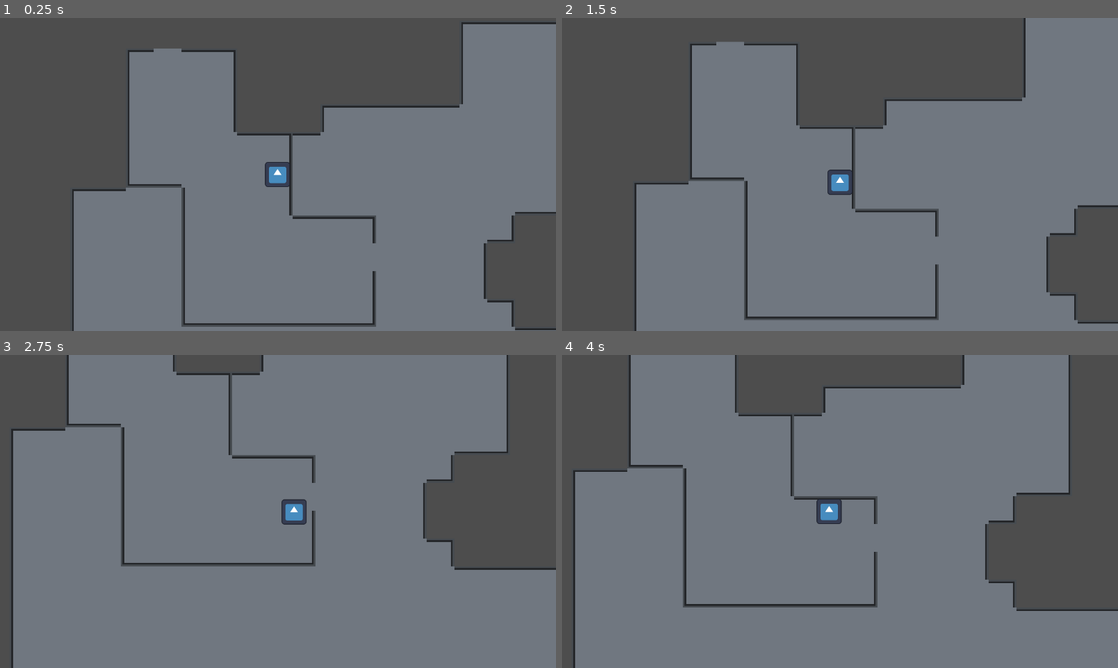
Above: before the commit, frames 1-4 (two rows, left to right).
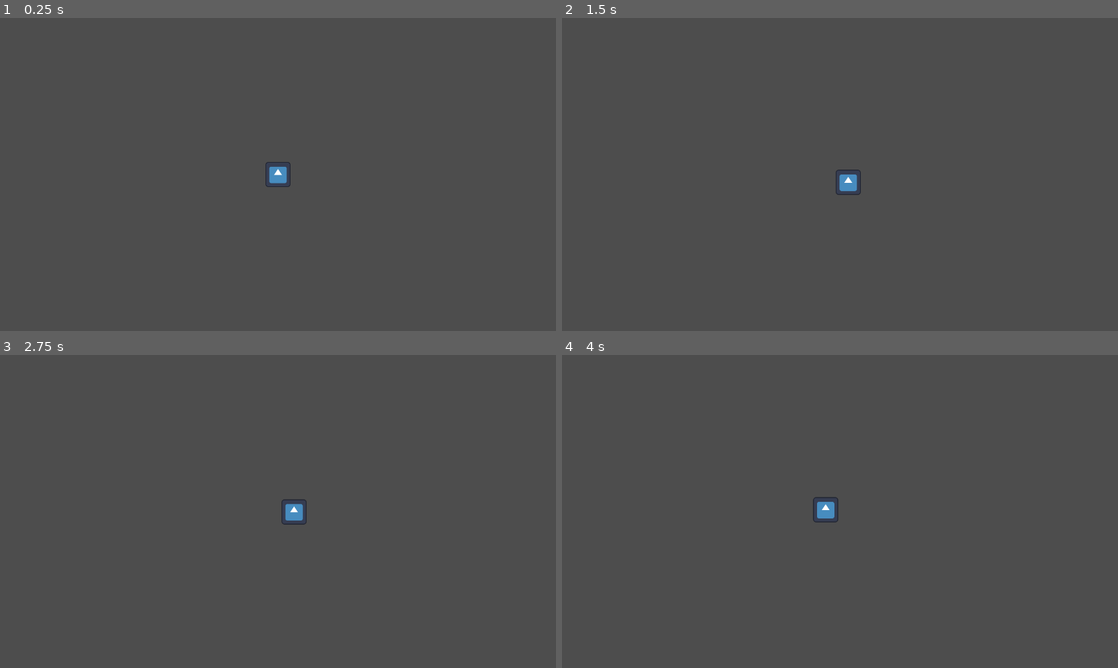
Above: after the commit, the same moments.

Repository: otherotherjosh/solarpowered
Game: Godot game, scene res://rooms/rooms.tscn
Same seed, same stepped clock (60 frames per second), same inputs: the game is played once before the commit and once after it. The engine's default icon, where the game draws it, is replaced by a stand-in: a white triangle on a blue panel in a dark square.
Inputs:
- Up to frame 1 (0.25 s): no input
- Up to frame 2 (1.5 s): hold D (move_right) 0.53-1.28 s; hold S (move_down) from 1.28 s (still down)
- Up to frame 3 (2.75 s): release S (move_down) at 2.03 s; hold D (move_right) from 2.03 s (still down)
- Up to frame 4 (4 s): release D (move_right) at 2.78 s; hold W (move_up) 2.78-3.53 s; hold A (move_left) from 3.53 s (still down)

The runs differ from the first frame. In frame 1, 62% of the frame differs, in the area x 13-100%, y 1-100%; in frame 2, 63%; in frame 3, 83%, in the area x 2-100%, y 0-100%; in frame 4, 76%.
Error after the commit: Cannot call method 'clear' on a null value. (res://rooms/room_generator.gd:32)

Commit message:
improve exit generation

Diff:
--- /dev/null
+++ b/rooms/exit.tscn
@@ -0,0 +1,9 @@
+[gd_scene load_steps=2 format=3 uid="uid://dte57ubbjon6l"]
+
+[sub_resource type="RectangleShape2D" id="RectangleShape2D_nlmxd"]
+size = Vector2(16, 16)
+
+[node name="Exit" type="Area2D"]
+
+[node name="CollisionShape2D" type="CollisionShape2D" parent="."]
+shape = SubResource("RectangleShape2D_nlmxd")
--- a/rooms/room_generation_test_tool.gd
+++ b/rooms/room_generation_test_tool.gd
@@ -16,7 +16,7 @@
 		return
 	if value:
 		clear_room = true
-		room_generator.generate_room([1, 1, 1, 1])
+		room_generator.generate_room(Vector2i.ZERO, [1, 1, 1, 1])
 
 
 func _set_clear_room(value: bool) -> void:
--- a/rooms/room_generator.gd
+++ b/rooms/room_generator.gd
@@ -12,23 +12,47 @@
 const BOTTOM_CENTER_TILE := Vector2i(1, 2)
 const BOTTOM_RIGHT_TILE := Vector2i(2, 2)
 const ROOM = preload("res://rooms/room.tscn")
+const EXIT = preload("res://rooms/exit.tscn")
 
 @export var square_min_size := 3
 @export var square_max_size := 10
 @export var squares_min := 3
 @export var squares_max := 15
+@export_range(0, 1) var exit_spawn_chance := 0.5
+
+@onready var room_manager: RoomManager = %RoomManager
 
 
 ## generates a room
-func generate_room(exits_tlbr: Array[int]) -> void:
+func generate_room(coords: Vector2i, exits_tlbr: Array[int] = []) -> Room:
 	var room := ROOM.instantiate() as Room
-	add_child(room)
+	if exits_tlbr.size() == 0:
+		exits_tlbr = generate_exits_tlbr(coords)
 	room.exits_tlbr = exits_tlbr
 	room.tile_map_layer.clear()
 	var square_count := randi_range(squares_min, squares_max)
 	generate_square_floor(square_count, room)
 	var cells := room.tile_map_layer.get_used_cells()
 	generate_walls(cells, room)
+	return room
+
+
+func generate_exits_tlbr(coords: Vector2i) -> Array[int]:
+	var exits_tlbr := [0, 0, 0, 0]
+	for i in range(4):
+		var neighbor_coords := coords + room_manager.directions[i]
+		# generate mandatory exits
+		# i.e. there is already a room in that direction with a corresponding entrance
+		if room_manager.rooms.has(neighbor_coords):
+			var neighbor: Room = room_manager.rooms[neighbor_coords]
+			# generate exit on opposite side of neighbor exit
+			exits_tlbr[i] = neighbor.exits_tlbr[(i + 2) % 4]
+		# generate random exit, leading to a yet to be generated room
+		else:
+			exits_tlbr[i] = (randf() <= exit_spawn_chance) as int
+	return exits_tlbr
+
+
 
 
 ## lays down a bunch of squares as MIDDLE_CENTER_TILE
--- a/rooms/room_manager.gd
+++ b/rooms/room_manager.gd
@@ -1,54 +1,30 @@
-extends Node2D
+class_name RoomManager extends Node2D
 
 
-@export var room_scenes: Array[PackedScene] = []
-@export var player_scene: PackedScene
-@export var max_rooms: int = 0
-@export var room_size: Vector2 = Vector2(320, 180)
-
-var player
-var room_grid := {}
-var directions := [Vector2.LEFT, Vector2.RIGHT, Vector2.UP, Vector2.DOWN]
+var rooms := {}
+var room_curr: Room
+var directions: Array[Vector2i] = [Vector2i.UP, Vector2i.LEFT, Vector2i.DOWN, Vector2i.RIGHT]
 
 @onready var room_generator: RoomGenerator = $RoomGenerator
 
 
 func _ready():
-	room_generator.generate_room([1, 0, 0, 1])
+	# generate spawn room
+	rooms[Vector2i.ZERO] = room_generator.generate_room(Vector2i.ZERO, [1, 0, 0, 0])
+	# room above, with exits on all sides
+	rooms[Vector2i.UP] = room_generator.generate_room(Vector2i.UP, [1, 1, 1, 1])
+
+	enter_room(rooms[Vector2i.ZERO])
 
 
-func generate_rooms(count: int):
-	var start_pos = Vector2.ZERO
-	room_grid[start_pos] = spawn_room(start_pos, true)  # first room
-
-	var frontier = [start_pos]
-
-	while frontier.size() > 0 and room_grid.size() < count:
-		var current = frontier.pick_random()
-		frontier.erase(current)
-
-		directions.shuffle()
-		for dir in directions:
-			var new_pos = current + dir
-			if not room_grid.has(new_pos):
-				room_grid[new_pos] = spawn_room(new_pos)
-				frontier.append(new_pos)
-				break  # branch one room per loop
+## looks for room at coords and generates if needed
+func enter_room_at_coords(coords: Vector2i) -> void:
+	if !rooms[coords]:
+		rooms[coords] = room_generator.generate_room(coords)
+	enter_room(rooms[coords])
 
 
-func spawn_room(grid_pos: Vector2, is_spawn: bool = false) -> Node2D:
-	var room_scene = room_scenes.pick_random()
-	var room = room_scene.instantiate()
-	room.position = grid_pos * room_size
-	add_child(room)
-
-	if is_spawn:
-		var spawn = room.get_node_or_null("**/PlayerSpawn")
-		if spawn:
-			player = player_scene.instantiate()
-			player.global_position = room.global_position + spawn.position
-			get_tree().current_scene.add_child(player)
-		else:
-			push_error("No 'PlayerSpawn' found in the first room!")
-
-	return room
+## unloads room and loads new room
+func enter_room(room_next: Room) -> void:
+	#var direction
+	room_generator.remove_child(room_curr)
--- a/rooms/rooms.tscn
+++ b/rooms/rooms.tscn
@@ -1,17 +1,13 @@
-[gd_scene load_steps=11 format=4 uid="uid://dvh7pko3vycvx"]
+[gd_scene load_steps=9 format=4 uid="uid://dvh7pko3vycvx"]
 
 [ext_resource type="Script" uid="uid://dmhyecafctb65" path="res://rooms/room_generation_test_tool.gd" id="1_ndt37"]
-[ext_resource type="PackedScene" uid="uid://bmyw0nv03xt3e" path="res://rooms/Room Selections/spawn_room.tscn" id="1_sf5s2"]
 [ext_resource type="PackedScene" uid="uid://dmv4m2y1qg8yb" path="res://player/player.tscn" id="1_sirhp"]
 [ext_resource type="Script" uid="uid://cpujcitvusvwp" path="res://rooms/room_manager.gd" id="2_sf5s2"]
-[ext_resource type="PackedScene" uid="uid://c3qngtwsihryf" path="res://rooms/Room Selections/room_1.tscn" id="3_w823o"]
 [ext_resource type="PackedScene" uid="uid://1ob2h4uucfem" path="res://player/player_camera.tscn" id="5_4vlth"]
 [ext_resource type="TileSet" uid="uid://b8s6n3g3ti7ne" path="res://rooms/Tile Maps/game_set.tres" id="6_4lrt7"]
 [ext_resource type="Script" uid="uid://cbqnva5olrnx" path="res://rooms/room.gd" id="7_nlmxd"]
 [ext_resource type="Script" uid="uid://bgstxvvce802o" path="res://rooms/room_generator.gd" id="7_ny041"]
-
-[sub_resource type="RectangleShape2D" id="RectangleShape2D_nlmxd"]
-size = Vector2(16, 16)
+[ext_resource type="PackedScene" uid="uid://dte57ubbjon6l" path="res://rooms/exit.tscn" id="9_y018e"]
 
 [node name="Rooms" type="Node2D"]
 
@@ -22,30 +18,27 @@
 [node name="RoomManager" type="Node2D" parent="."]
 unique_name_in_owner = true
 script = ExtResource("2_sf5s2")
-room_scenes = Array[PackedScene]([ExtResource("3_w823o"), ExtResource("1_sf5s2")])
-player_scene = ExtResource("1_sirhp")
 
 [node name="RoomGenerator" type="Node2D" parent="RoomManager"]
 script = ExtResource("7_ny041")
 square_max_size = 6
 squares_max = 30
+exit_spawn_chance = null
 
-[node name="Room" type="Node2D" parent="RoomManager/RoomGenerator"]
+[node name="Player" parent="." instance=ExtResource("1_sirhp")]
+position = Vector2(225, -94)
+
+[node name="PlayerCamera" parent="Player" instance=ExtResource("5_4vlth")]
+
+[node name="Room" type="Node2D" parent="."]
+visible = false
 script = ExtResource("7_nlmxd")
 
-[node name="TileMapLayer" type="TileMapLayer" parent="RoomManager/RoomGenerator/Room"]
+[node name="TileMapLayer" type="TileMapLayer" parent="Room"]
 modulate = Color(0.44, 0.468, 0.5, 1)
 texture_filter = 1
 scale = Vector2(4, 4)
 tile_map_data = PackedByteArray("AAAAAAIAAQABAAEAAAAAAAMAAQABAAEAAAABAAIAAQABAAEAAAABAAMAAQABAAEAAAACAAIAAQABAAEAAAACAA …(4976 unchanged characters)…
 tile_set = ExtResource("6_4lrt7")
 
-[node name="Area2D" type="Area2D" parent="RoomManager/RoomGenerator/Room/TileMapLayer"]
-
-[node name="CollisionShape2D" type="CollisionShape2D" parent="RoomManager/RoomGenerator/Room/TileMapLayer/Area2D"]
-shape = SubResource("RectangleShape2D_nlmxd")
-
-[node name="Player" parent="." instance=ExtResource("1_sirhp")]
-position = Vector2(225, -94)
-
-[node name="PlayerCamera" parent="Player" instance=ExtResource("5_4vlth")]
+[node name="Exit" parent="Room/TileMapLayer" instance=ExtResource("9_y018e")]
